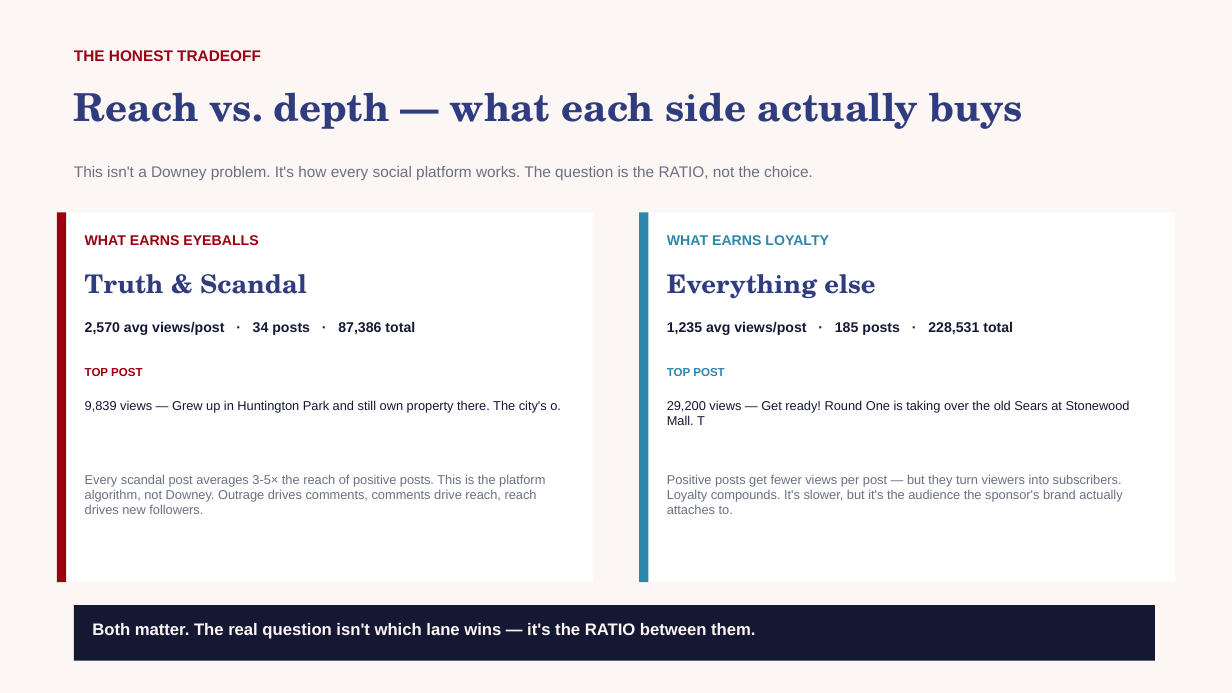
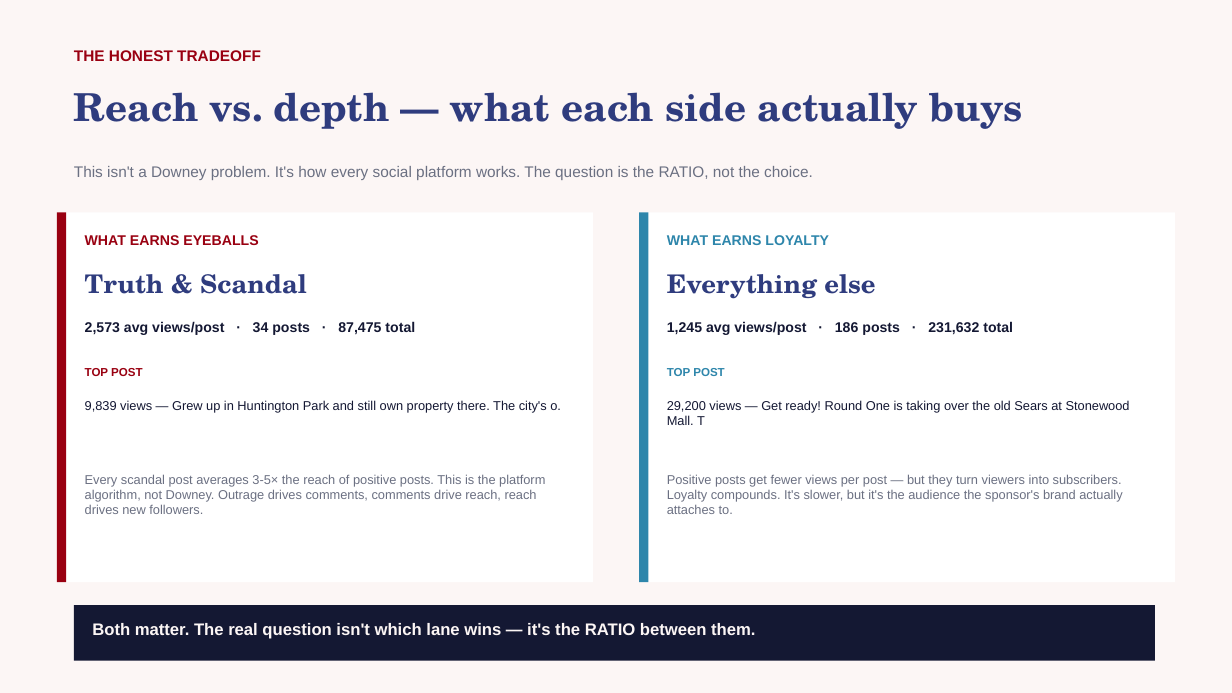
Before and after one commit to zvmmer/talking-downey-kpis, a slide deck: slide 20 of SPONSOR_CONTENT_REPORT.pptx. Drawn at 1232x693 pixels with LibreOffice and Linux fonts; fonts in the diff are those of the drawing. Boxes give left, top, right and bottom in pixels: in the first picture for what was removed or moved away, otherwise in the second. Text is boxed around its words. In the diff, an @@ line names an element or a change of style, - is before the commit and + after.

```diff
--- a/SPONSOR_CONTENT_REPORT.pptx
+++ b/SPONSOR_CONTENT_REPORT.pptx
@@ text at (85,321,415,335): text changed @@
-2,570 avg views/post · 34 posts · 87,386 total
+2,573 avg views/post · 34 posts · 87,475 total
@@ text at (667,321,1013,335): text changed @@
-1,235 avg views/post · 185 posts · 228,531 total
+1,245 avg views/post · 186 posts · 231,632 total
```
Also in this commit, not shown: 11 other slides changed, 5 other files.
